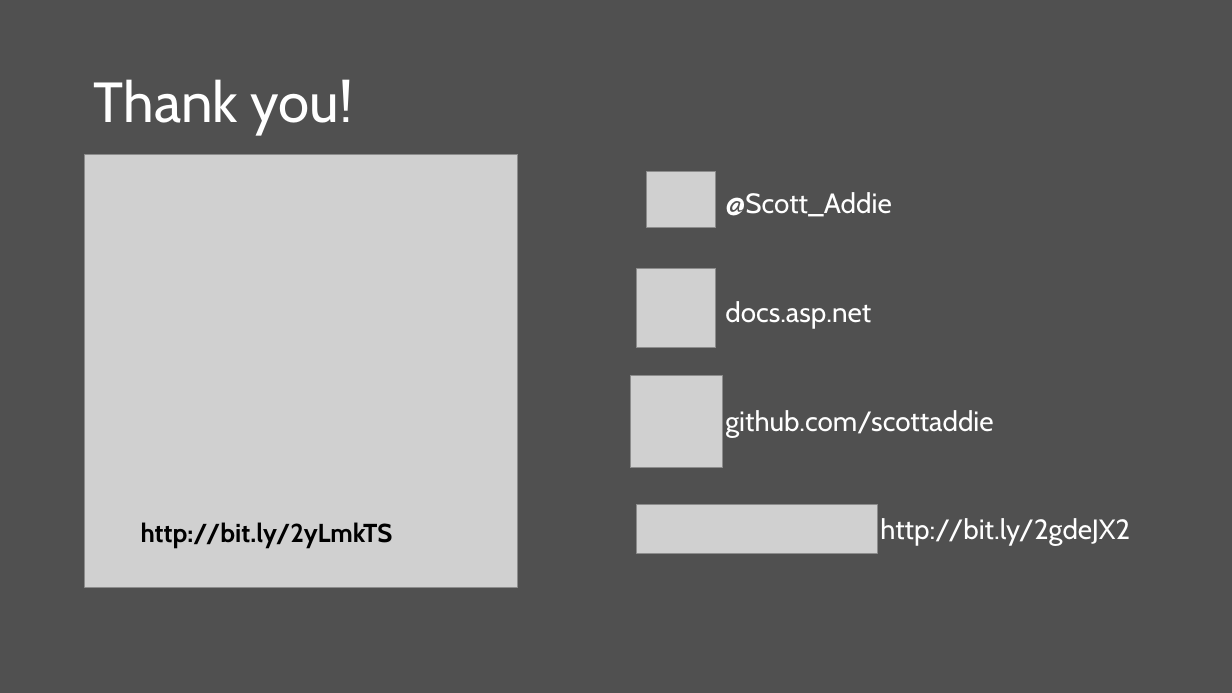
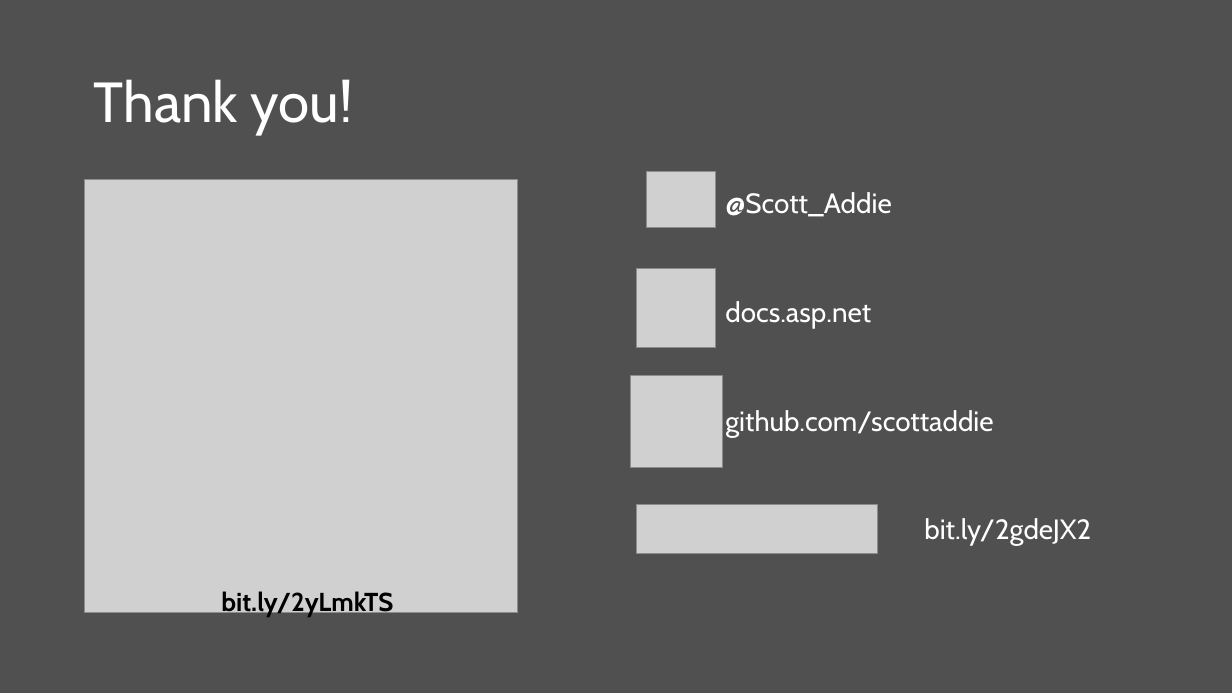
Before and after one commit to scottaddie/slide-decks, a slide deck: slide 15 of Whats New in ASP.NET Core 2.0.pptx. Drawn at 1232x693 pixels with LibreOffice and Linux fonts; fonts in the diff are those of the drawing; grey boxes stand for pictures. Boxes give left, top, right and bottom in pixels: in the first picture for what was removed or moved away, otherwise in the second. Text is boxed around its words. In the diff, an @@ line names an element or a change of style, - is before the commit and + after.

```diff
--- a/Whats New in ASP.NET Core 2.0.pptx
+++ b/Whats New in ASP.NET Core 2.0.pptx
@@ picture: place and size @@
-picture at [85,154,518,588]
+picture at [85,180,518,614]
@@ text at [924,518,1091,546]: text changed @@
-http://bit.ly/2gdeJX2
+bit.ly/2gdeJX2
@@ text at [221,590,393,618]: text changed @@
-http://bit.ly/2yLmkTS
+bit.ly/2yLmkTS
```
Also in this commit, not shown: 1 other slide changed.
